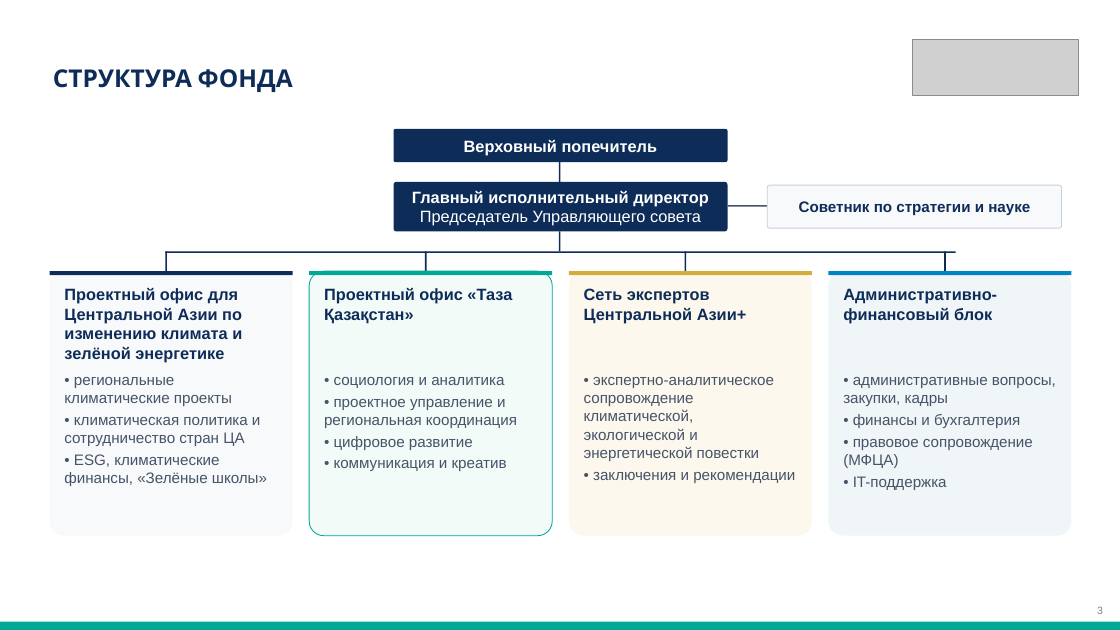
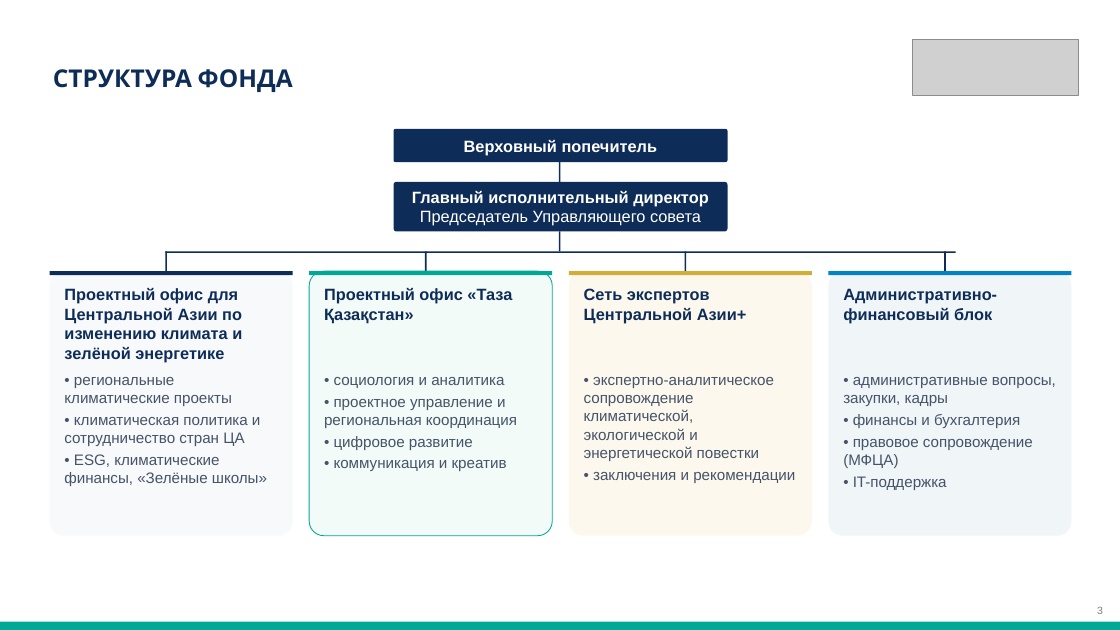
Before and after one commit to murat01042014/obsidian-vault, a slide deck: slide 3 of TAZA/_документы/Презентация для партнёров – ЦАКФ и Таза Қазақстан.pptx. Drawn at 1120x630 pixels with LibreOffice and Linux fonts; fonts in the diff are those of the drawing; grey boxes stand for pictures. Boxes give left, top, right and bottom in pixels: in the first picture for what was removed or moved away, otherwise in the second. Text is boxed around its words. In the diff, an @@ line names an element or a change of style, - is before the commit and + after.

```diff
--- a/TAZA/_документы/Презентация для партнёров – ЦАКФ и Таза Қазақстан.pptx
+++ b/TAZA/_документы/Презентация для партнёров – ЦАКФ и Таза Қазақстан.pptx
@@ rectangle removed at bbox=[728, 205, 767, 207] @@
@@ rounded rectangle removed at bbox=[767, 185, 1061, 228] @@
@@ text removed at bbox=[799, 201, 1030, 215] @@
-Советник по стратегии и науке
```
Also in this commit, not shown: 8 other slides changed, 1 other file.
